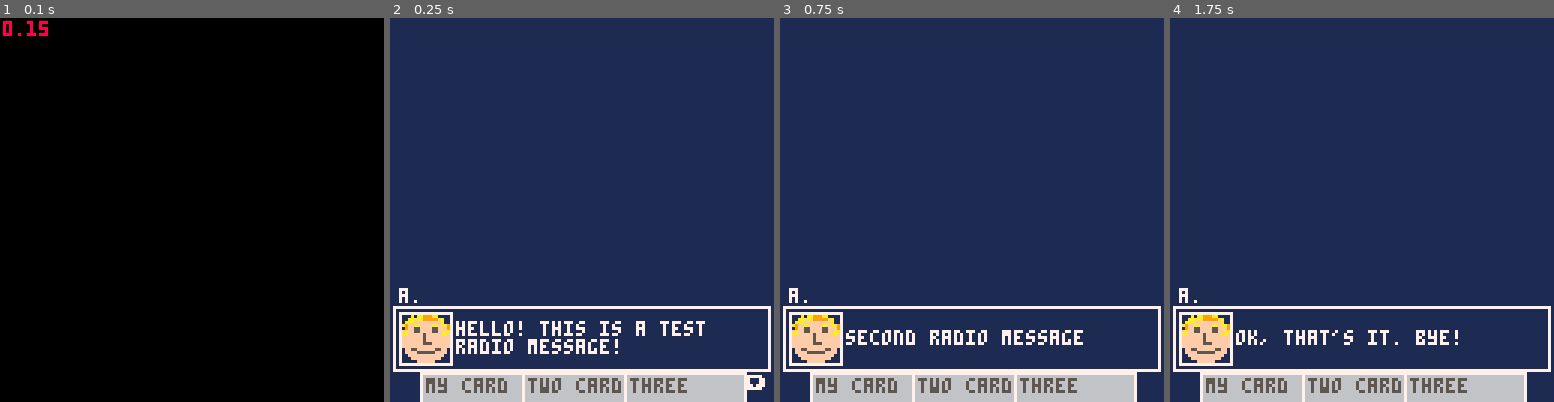
Above: before the commit, frames 1-4 (left to right).
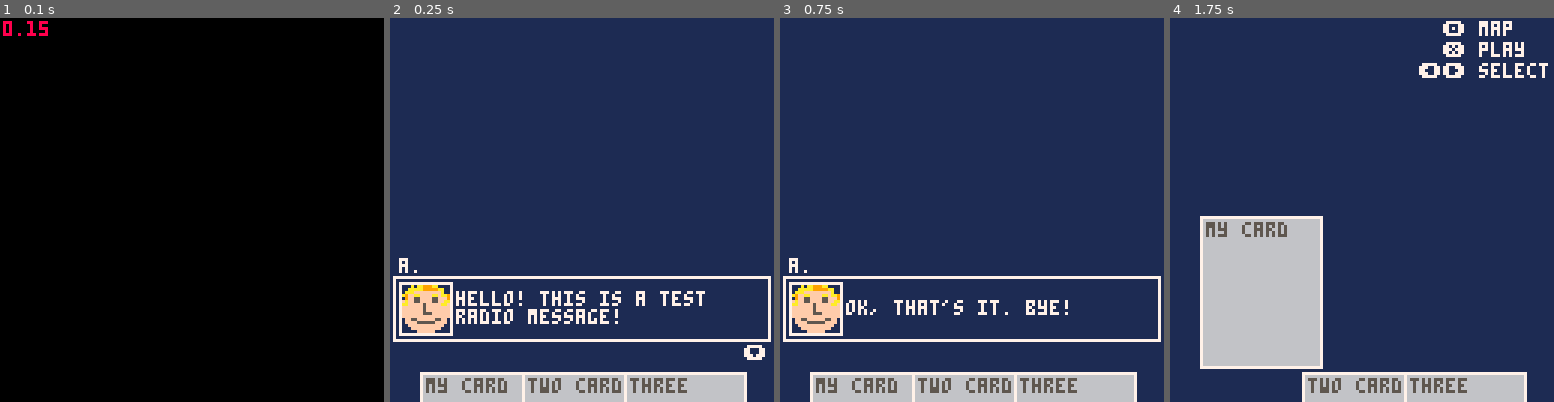
Above: after the commit, the same moments.

Repository: karjona/ondatra
Game: PICO-8 cartridge ondatra.p8
The game is run twice, just before and just after one commit, with the same random seed, the same clock (stepped at 60 frames per second) and the same inputs.
Inputs:
- Up to frame 1 (0.1 s): no input
- Up to frame 2 (0.25 s): no input
- Up to frame 3 (0.75 s): tap X (X key) at 0.33 s; tap O (Z key) at 0.7 s
- Up to frame 4 (1.75 s): tap X (X key) at 1.07 s; hold Right from 1.6 s (still down); tap O (Z key) at 1.7 s

Frame 1 is identical in both runs. In frame 2, 8.7% of the frame differs, in the area x 0-100%, y 62-97%; in frame 3, 6.9%; in frame 4, 19%, in the area x 0-100%, y 0-100%.

Commit message:
Make radio UI not overlap cards

Diff:
--- a/src/scenes/battle.lua
+++ b/src/scenes/battle.lua
@@ -4,7 +4,7 @@
   end
 
   if #radio > 0 then
-    if btnp(❎) then
+    if btnp(❎) or btnp(🅾️) or btnp(⬇️) then
       sfx(0)
       deli(radio, 1)
     end
--- a/src/utilities/say.lua
+++ b/src/utilities/say.lua
@@ -14,7 +14,7 @@
 
 function print_radio()
   local startx = 1
-  local starty = 96
+  local starty = 86
   local width = 125
   local height = 21
   local padding = 2
